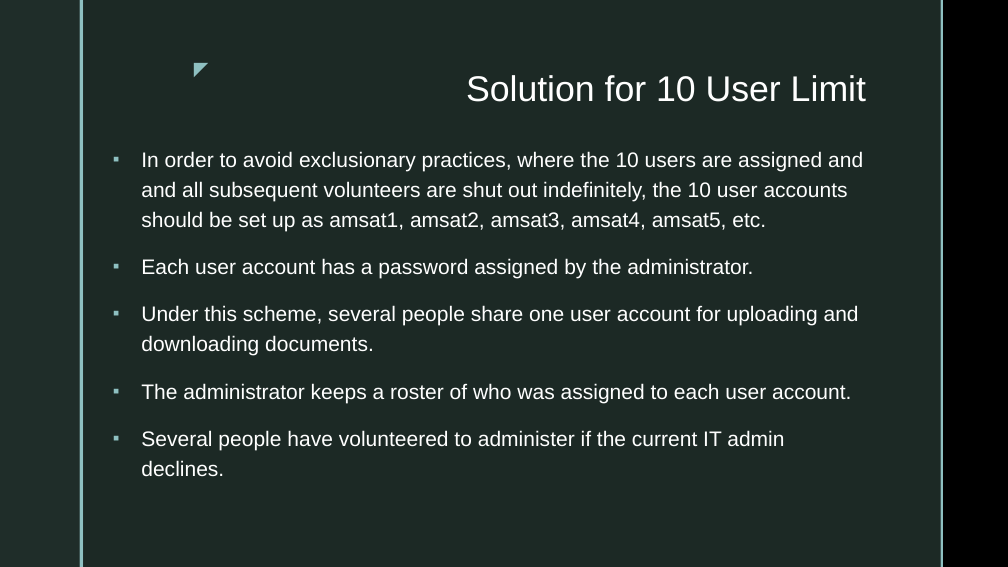
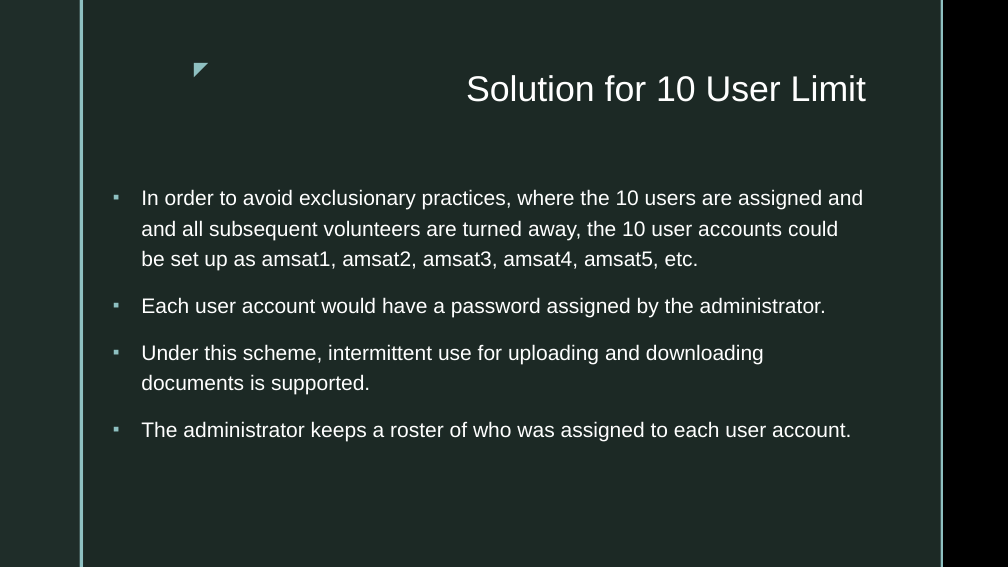
Before and after one commit to OpenResearchInstitute/documents, a slide deck: slide 5 of Papers_Articles_Presentations/Slide_Presentations/20171208_GitHubEnterpriseProposal.pptx. Drawn at 1008x567 pixels with LibreOffice and Linux fonts; fonts in the diff are those of the drawing; background and template pictures are left out. Boxes give left, top, right and bottom in pixels: in the first picture for what was removed or moved away, otherwise in the second. Text is boxed around its words. In the diff, an @@ line names an element or a change of style, - is before the commit and + after.

```diff
--- a/Papers_Articles_Presentations/Slide_Presentations/20171208_GitHubEnterpriseProposal.pptx
+++ b/Papers_Articles_Presentations/Slide_Presentations/20171208_GitHubEnterpriseProposal.pptx
@@ text at [141,189,863,395]: text changed @@
-▪ In order to avoid exclusionary practices, where the 10 users are assigned and and all subsequent volunteers are shut out indefinitely, the 10 user accounts should be set up as amsat1, amsat2, amsat3, amsat4, amsat5, etc.
-▪ Each user account has a password assigned by the administrator.
-▪ Under this scheme, several people share one user account for uploading and downloading documents.
+▪ In order to avoid exclusionary practices, where the 10 users are assigned and and all subsequent volunteers are turned away, the 10 user accounts could be set up as amsat1, amsat2, amsat3, amsat4, amsat5, etc.
+▪ Each user account would have a password assigned by the administrator.
+▪ Under this scheme, intermittent use for uploading and downloading documents is supported.
@@ text at [141,430,784,476]: paragraph removed @@
-▪ Several people have volunteered to administer if the current IT admin declines.
```
Also in this commit, not shown: 2 other slides changed, 2 other files.
